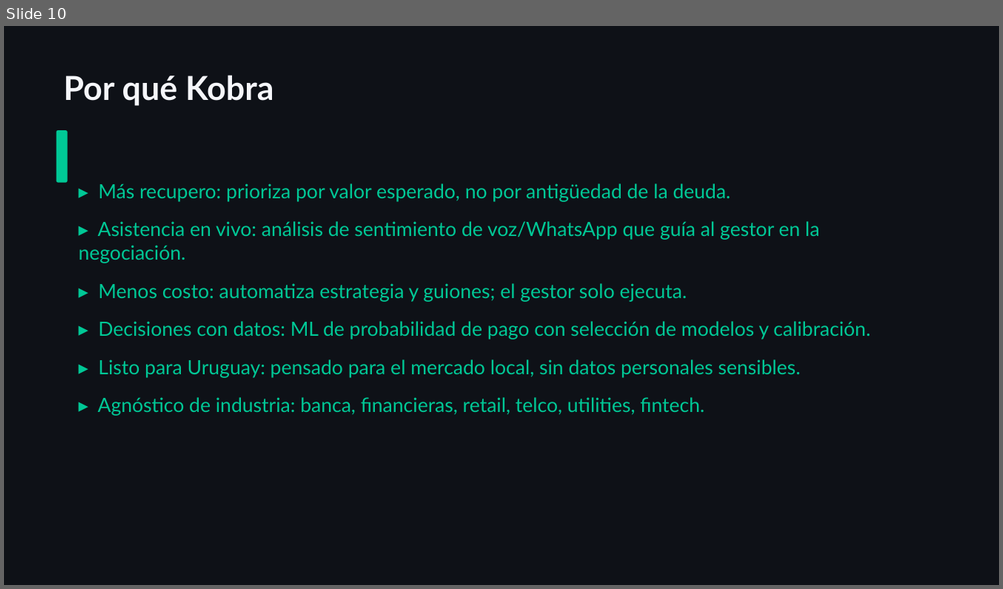
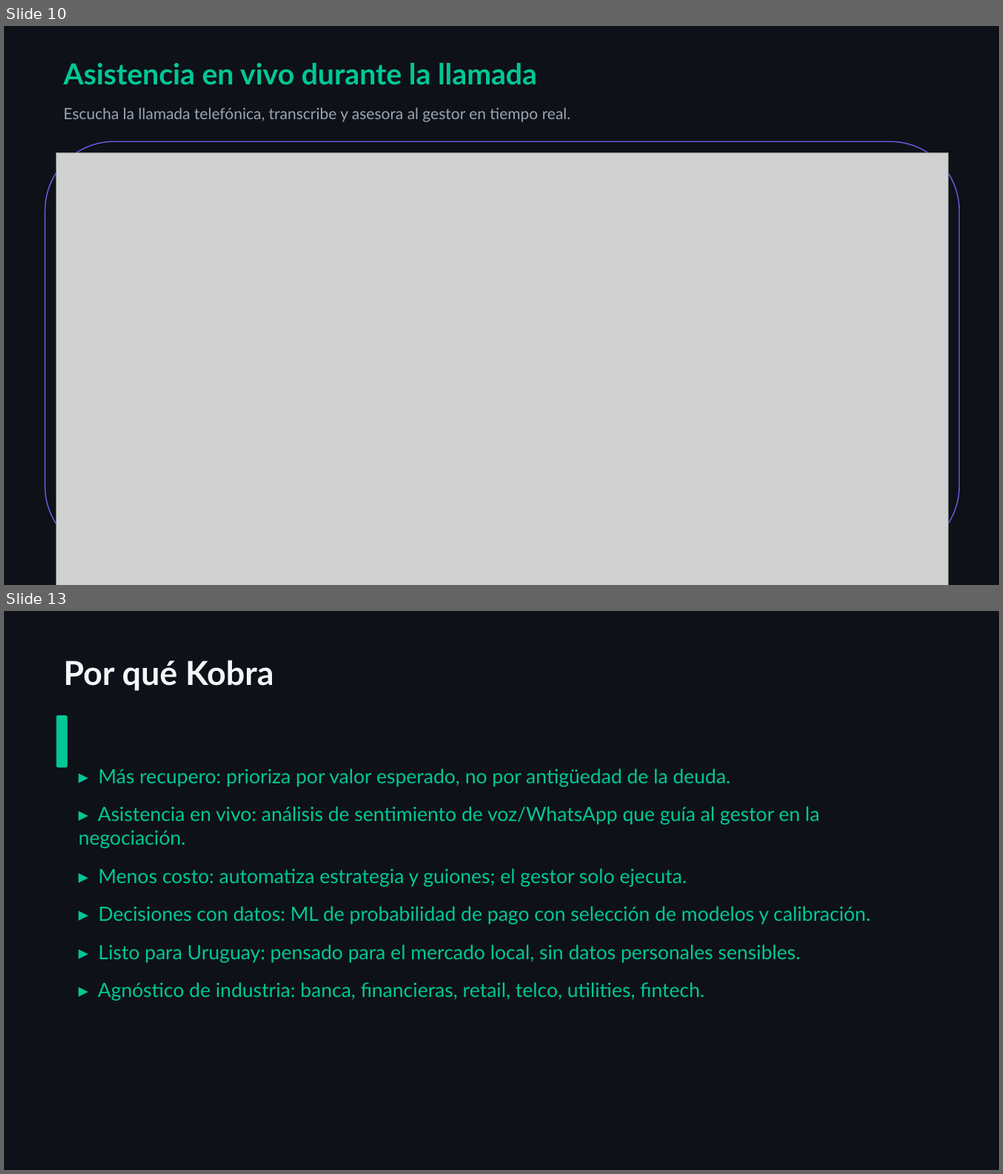
Before and after one commit to vieraschiavi/Kobra, a slide deck: presentation/Kobra_Presentacion_Gerencial.pptx. Shown one above the other, each under a label of ours: slide 10 before the commit, slides 10 and 13 after it; the slides between them are not shown. The pictures are 1003x589 and 1003x1174 pixels, drawn with LibreOffice and Linux fonts; fonts in the diff are those of the drawing; grey boxes stand for pictures. Boxes give left, top, right and bottom in pixels: in the first picture for what was removed or moved away, otherwise in the second. Text is boxed around its words. In the diff, an @@ line names an element or a change of style, - is before the commit and + after.

```diff
--- a/presentation/Kobra_Presentacion_Gerencial.pptx
+++ b/presentation/Kobra_Presentacion_Gerencial.pptx
@@ slide 10 added at bbox=[4, 26, 999, 585], background #0E1117 @@
@@ text added at bbox=[63, 63, 537, 85], 28 pt, text #00C896, bold @@
+Asistencia en vivo durante la llamada
@@ text added at bbox=[63, 107, 571, 122], 15 pt, text #9AA4B2 @@
+Escucha la llamada telefónica, transcribe y asesora al gestor en tiempo real.
@@ rounded rectangle added at bbox=[45, 141, 959, 556], outline #6C5CE7 1 pt @@
@@ picture added at bbox=[57, 153, 948, 585] @@
@@ what was slide 10 is now slide 13 @@
```
Also in this commit, not shown: 2 other slides added, 22 other files.
